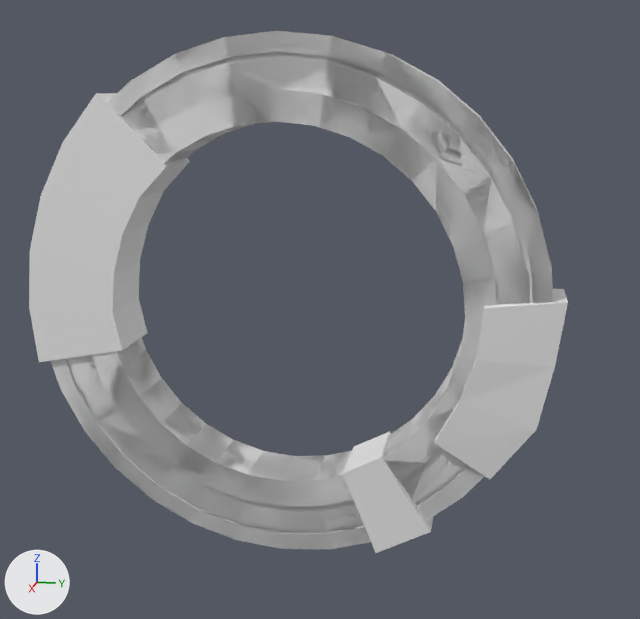
Two versions of the Blender file SpaceShip/marut.blend, one commit apart.
Both versions are drawn from a 50 mm camera at (3.35, 0.77, 0.88) aimed at (0.08, 0.12, 0.07). Every picture has the same lights, and +X, +Y and +Z are marked at lower left.
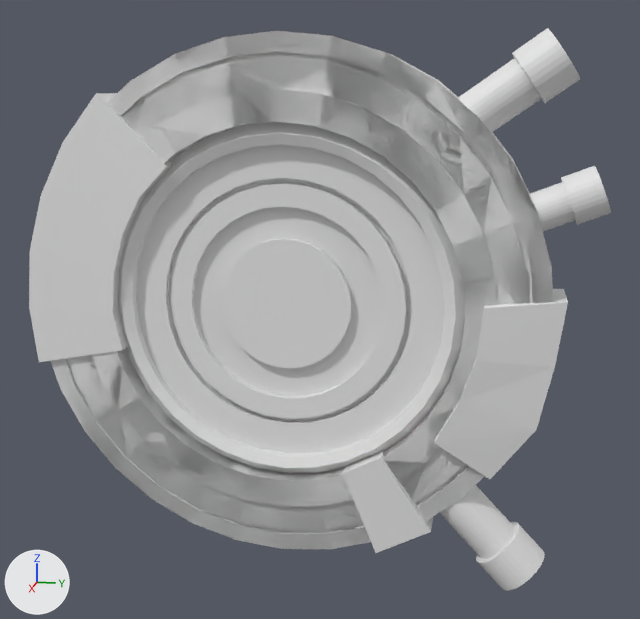
Changed parts and their boxes (x1, y1, x2, y2) in the pictures (640 x 619 px):
'Cylinder.004', added
    after: (118, 122, 465, 473)
'Cylinder.005', added
    after: (458, 28, 580, 132)
'Cylinder.007', added
    after: (439, 485, 545, 591)
'Cylinder.006', added
    after: (530, 166, 611, 231)

What changed in the scene script:
```text
Add me_cylinder_008:
    me_cylinder_008.from_pydata(...)  # 162 vertices, 192 faces; spans x -1.23..1.23, y -1.23..1.23, z -1.0..1.0
Add me_cylinder_005:
    me_cylinder_005.from_pydata(...)  # 450 vertices, 480 faces; spans x -1.0..1.0, y -1.0..1.0, z -1.0..2.35
Add ob_cylinder_007:
    ob_cylinder_007 = bpy.data.objects.new('Cylinder.007', me_cylinder_008)
    ob_cylinder_007.location = (0.103, 0.785, -0.78)
    ob_cylinder_007.rotation_euler = (-2.381, 0.0, 0.0)  # degrees (-136, 0, 0)
    ob_cylinder_007.scale = (0.0896, 0.0896, 0.22)
Add ob_cylinder_006:
    ob_cylinder_006 = bpy.data.objects.new('Cylinder.006', me_cylinder_008.copy())
    ob_cylinder_006.location = (0.102, 0.967, 0.489)
    ob_cylinder_006.rotation_euler = (-1.192, 0.0, 0.0)  # degrees (-68, 0, 0)
    ob_cylinder_006.scale = (0.0716, 0.0716, 0.175)
Add ob_cylinder_005:
    ob_cylinder_005 = bpy.data.objects.new('Cylinder.005', me_cylinder_008.copy())
    ob_cylinder_005.location = (0.101, 0.802, 0.89)
    ob_cylinder_005.rotation_euler = (-0.955, 0.0, 0.0)  # degrees (-55, 0, 0)
    ob_cylinder_005.scale = (0.084, 0.084, 0.206)
Add ob_cylinder_004:
    ob_cylinder_004 = bpy.data.objects.new('Cylinder.004', me_cylinder_005)
    ob_cylinder_004.location = (0.103, 0.001, 0.097)
    ob_cylinder_004.rotation_euler = (0.0, 1.571, 0.0)  # degrees (0, 90, 0)
    ob_cylinder_004.scale = (0.696, 0.696, 0.043)
```
